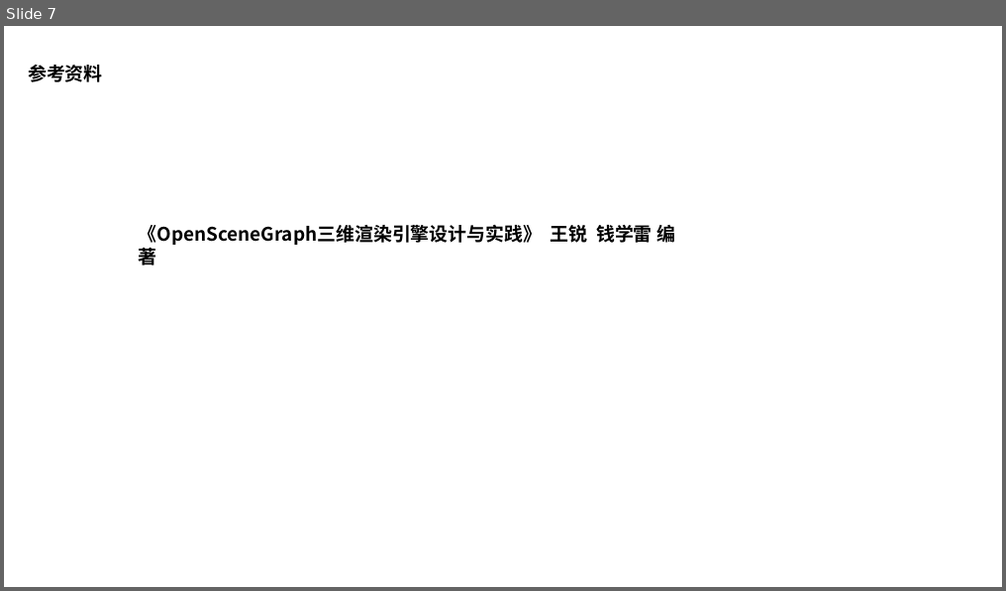
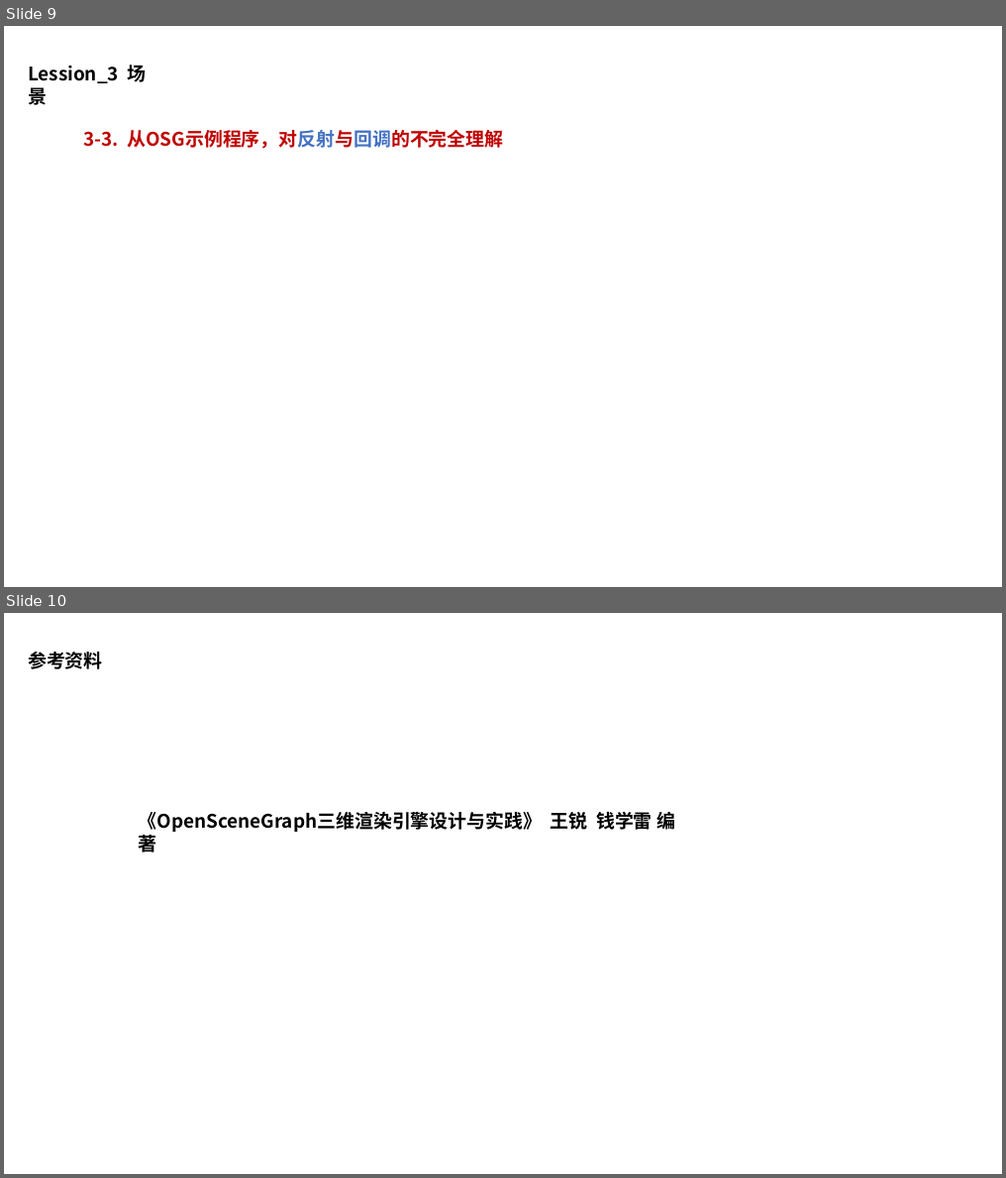
Before and after one commit to pczpcz/OSGLearning, a slide deck: note/note.pptx. Shown one above the other, each under a label of ours: slide 7 before the commit, slides 9 and 10 after it. The pictures are 1006x591 and 1006x1178 pixels, drawn with LibreOffice and Linux fonts; fonts in the diff are those of the drawing. Boxes give left, top, right and bottom in pixels: in the first picture for what was removed or moved away, otherwise in the second. Text is boxed around its words. In the diff, an @@ line names an element or a change of style, - is before the commit and + after.

Commit message:
Lession_3: 场景组织结构--笔记

```diff
--- a/note/note.pptx
+++ b/note/note.pptx
@@ slide 9 added at [4, 26, 1002, 587], background #FFFFFF @@
@@ text added at [28, 65, 147, 105], 18 pt, text #000000, bold @@
+Lession_3 场景
@@ text added at [83, 130, 503, 149], 18 pt, text #C00000, bold @@
+3-3. 从OSG示例程序，对反射与回调的不完全理解
@@ what was slide 7 is now slide 10 @@
```
Also in this commit, not shown: 5 slides changed, 2 other slides added.
